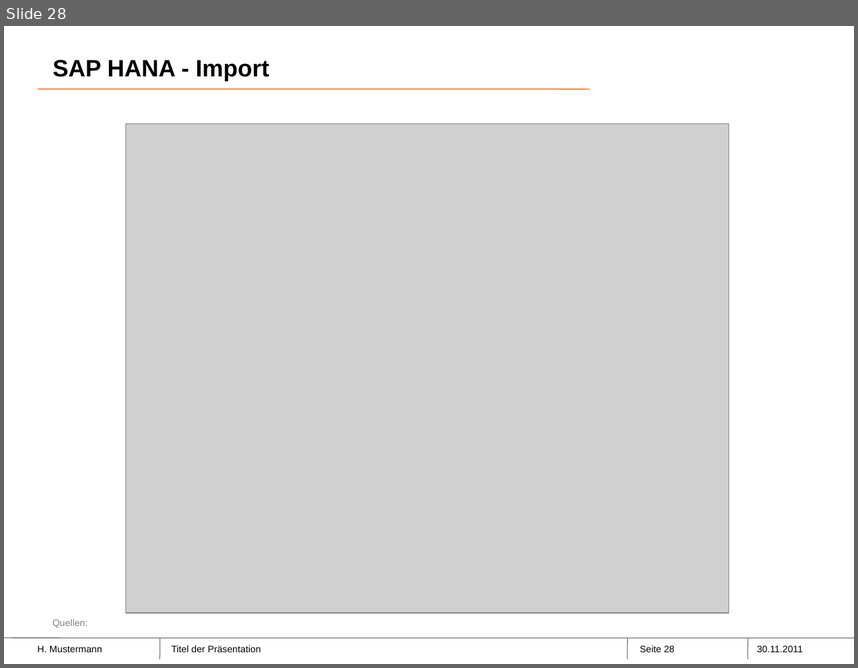
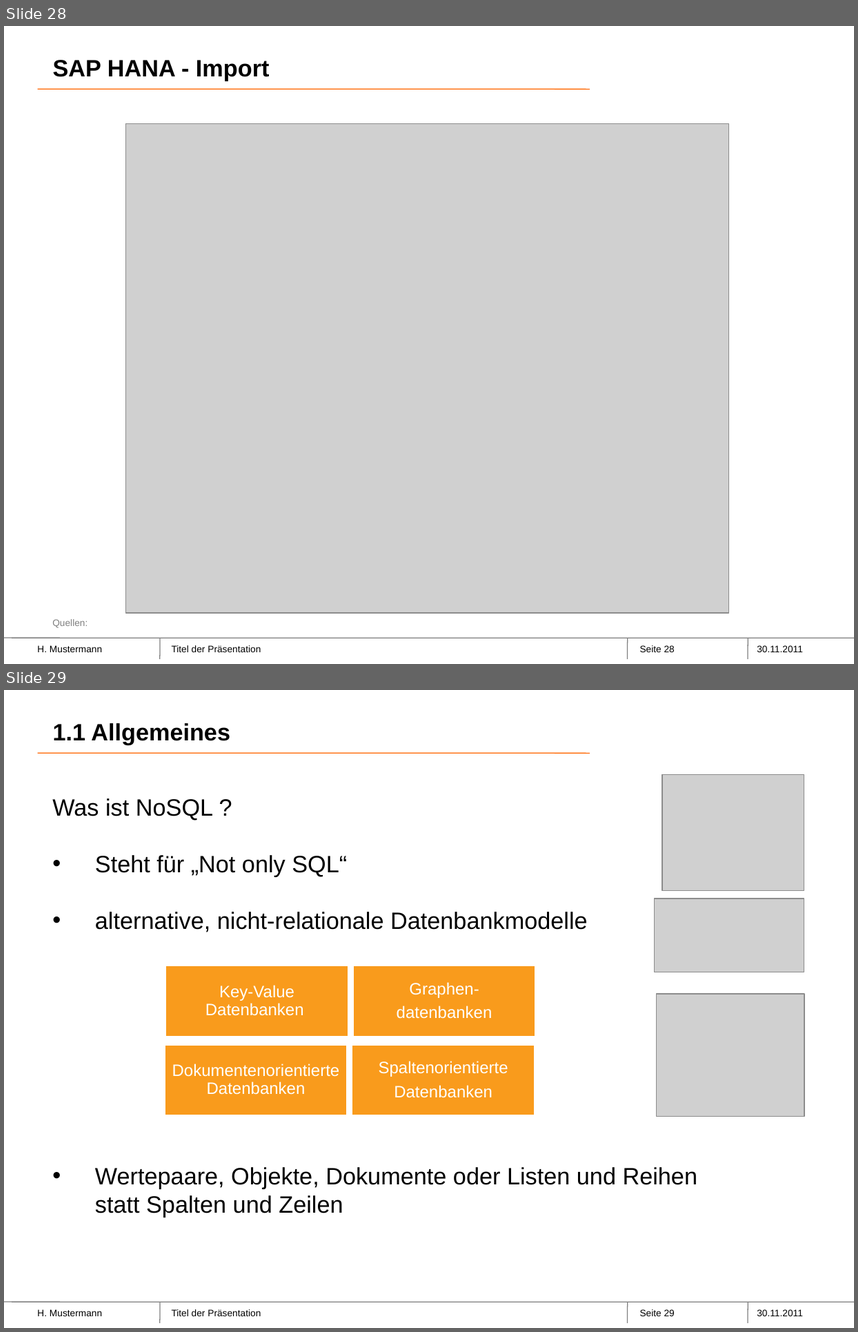
Before and after one commit to Philwi/ProjektseminarInMemory, a slide deck: SAPHana-Neueste.pptx. Shown one above the other, each under a label of ours: slide 28 before the commit, slides 28 and 29 after it. The pictures are 858x668 and 858x1332 pixels, drawn with LibreOffice and Linux fonts; fonts in the diff are those of the drawing; grey boxes stand for pictures; background and template pictures are left out. Boxes give left, top, right and bottom in pixels: in the first picture for what was removed or moved away, otherwise in the second. Text is boxed around its words. In the diff, an @@ line names an element or a change of style, - is before the commit and + after.

```diff
--- a/SAPHana-Neueste.pptx
+++ b/SAPHana-Neueste.pptx
@@ slide 29 added at [4,690,854,1328], background #FFFFFF; not listed: 9 template elements that a slide beside it also shows @@
@@ title added at [53,723,230,745], 20 pt, text #000000, bold @@
+1.1 Allgemeines
@@ picture added at [662,774,804,890] @@
@@ text added at [52,798,698,1216], 20 pt, text #000000 @@
+Was ist NoSQL ?
+• Steht für „Not only SQL“
+• alternative, nicht-relationale Datenbankmodelle
+• Wertepaare, Objekte, Dokumente oder Listen und Reihen statt Spalten und Zeilen
@@ picture added at [654,898,804,972] @@
@@ picture added at [657,994,805,1116] @@
@@ group added at [164,965,536,1116]: 4 rectangles, 4 texts @@
+Key-Value Datenbanken
+Graphen-
+datenbanken
+Spaltenorientierte
+Datenbanken
+Dokumentenorientierte Datenbanken
```
Also in this commit, not shown: 2 slides changed, 25 other slides added, 5 slides removed.
